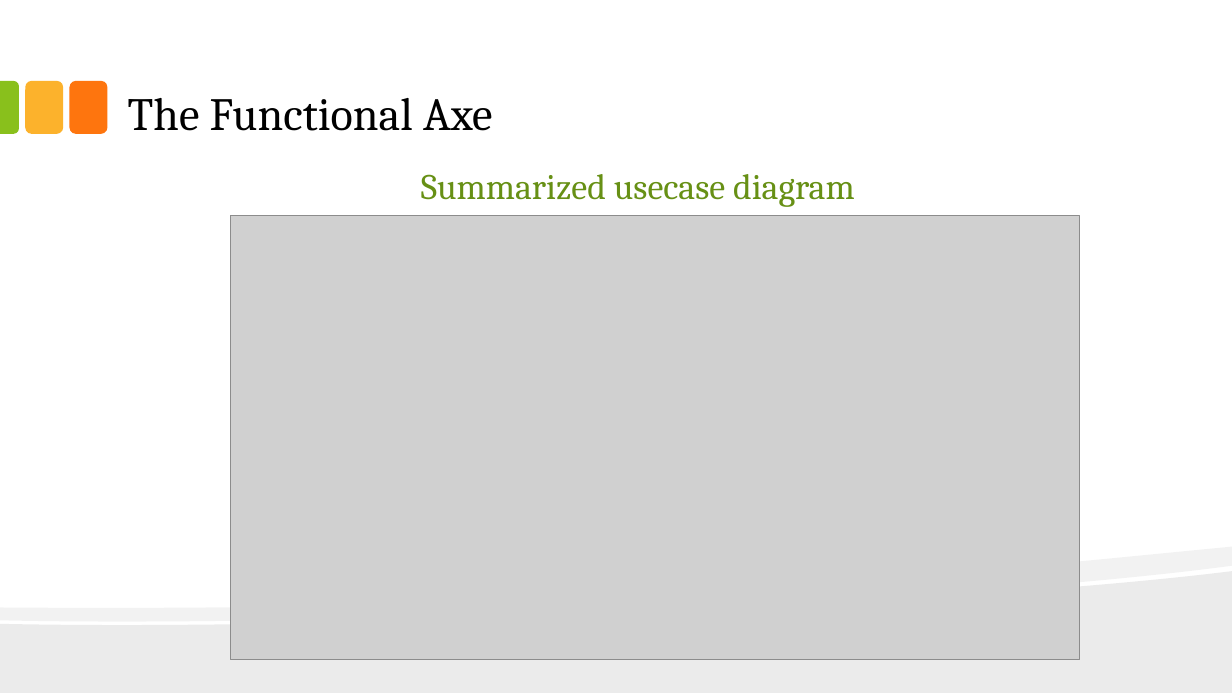
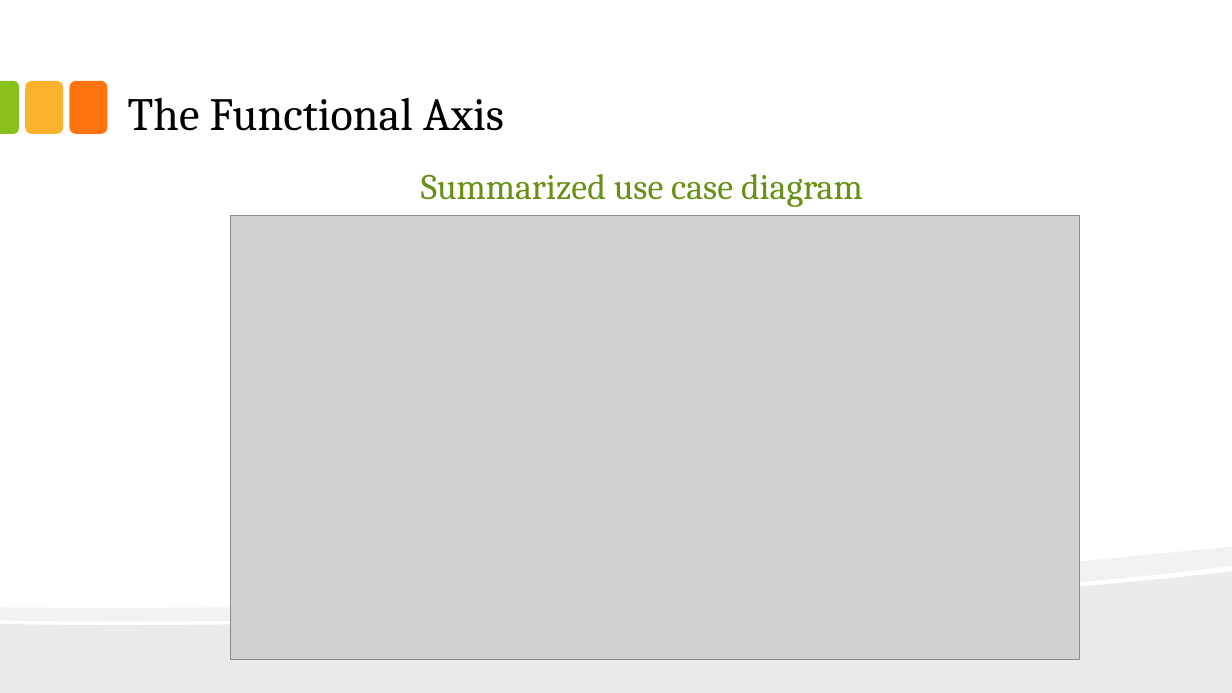
Before and after one commit to thelittlewozniak/iKitchen, a slide deck: slide 10 of Fichiers analyse/IKitchen.pptx. Drawn at 1232x693 pixels with LibreOffice and Linux fonts; fonts in the diff are those of the drawing; grey boxes stand for pictures. Boxes give left, top, right and bottom in pixels: in the first picture for what was removed or moved away, otherwise in the second. Text is boxed around its words. In the diff, an @@ line names an element or a change of style, - is before the commit and + after.

```diff
--- a/Fichiers analyse/IKitchen.pptx
+++ b/Fichiers analyse/IKitchen.pptx
@@ title at (128, 98, 504, 131): text changed @@
-The Functional Axe
+The Functional Axis
@@ text at (421, 174, 863, 207): spaces changed @@
-Summarized usecase diagram
+Summarized use case diagram
```
Also in this commit, not shown: 15 other slides changed, 2 other files.
